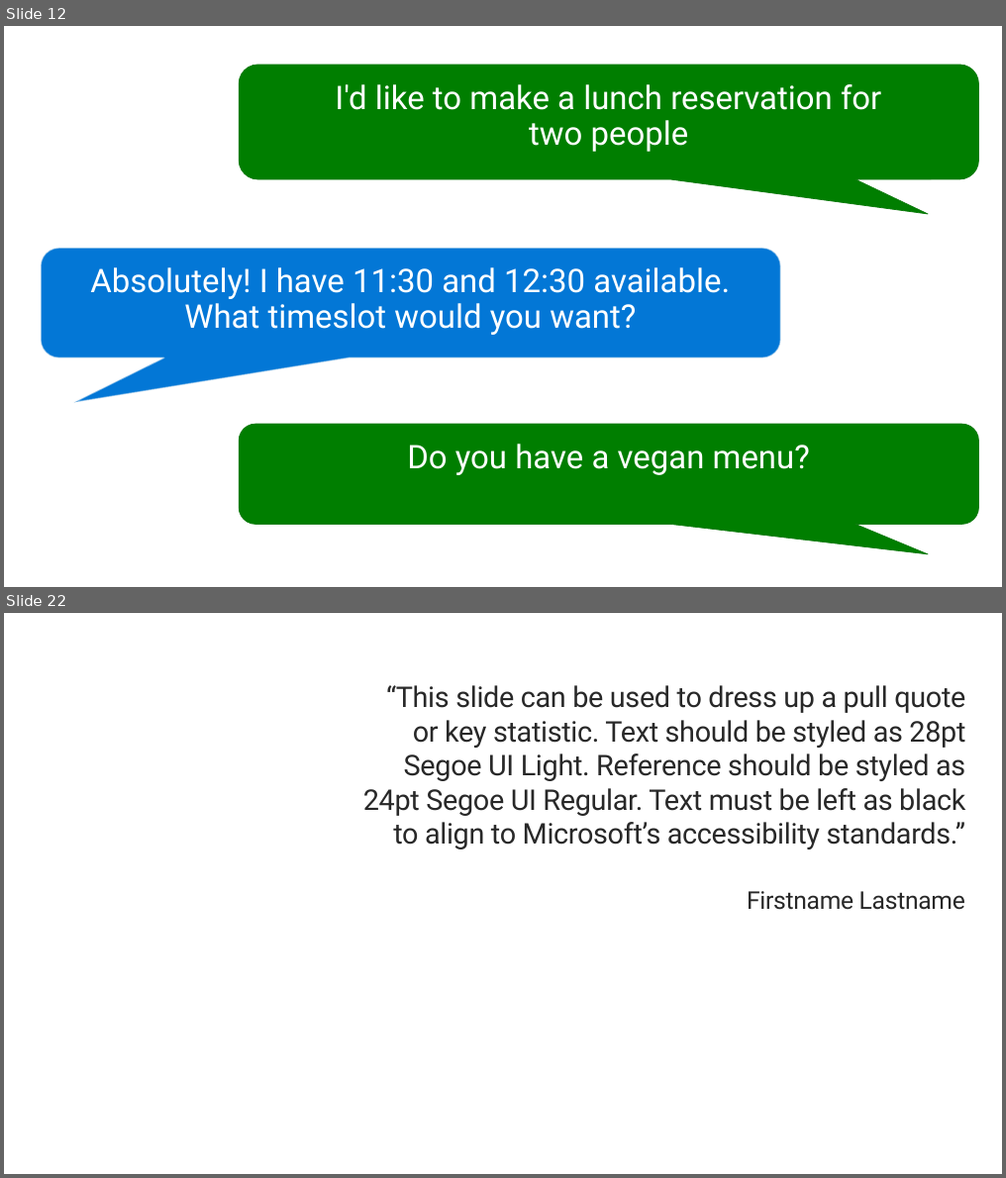
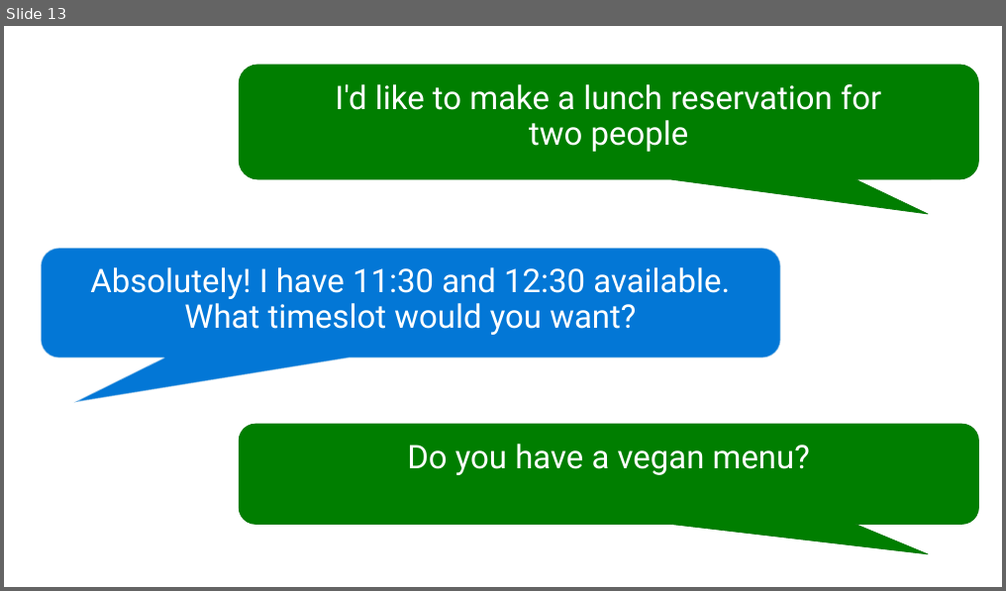
Before and after one commit to GeekTrainer/help-desk-bot-lab, a slide deck: Slides/2 - Mastering the user experience.pptx. Shown one above the other, each under a label of ours: slides 12 and 22 before the commit, slide 13 after it; the slides between them are not shown. The pictures are 1006x1178 and 1006x591 pixels, drawn with LibreOffice and Linux fonts; fonts in the diff are those of the drawing; background and template pictures are left out. Boxes give left, top, right and bottom in pixels: in the first picture for what was removed or moved away, otherwise in the second. Text is boxed around its words. In the diff, an @@ line names an element or a change of style, - is before the commit and + after.

```diff
--- a/Slides/2 - Mastering the user experience.pptx
+++ b/Slides/2 - Mastering the user experience.pptx
@@ slide 22 removed at (4,613,1002,1174), background picture (left out) @@
@@ title removed at (363,685,966,910) @@
-“This slide can be used to dress up a pull quote or key statistic. Text should be styled as 28pt Segoe UI Light. Reference should be styled as 24pt Segoe UI Regular. Text must be left as black to align to Microsoft’s accessibility standards.”
-Firstname Lastname
@@ what was slide 12 is now slide 13 @@
```
Also in this commit, not shown: 1 slide changed, 9 slides added, 21 other slides removed.
